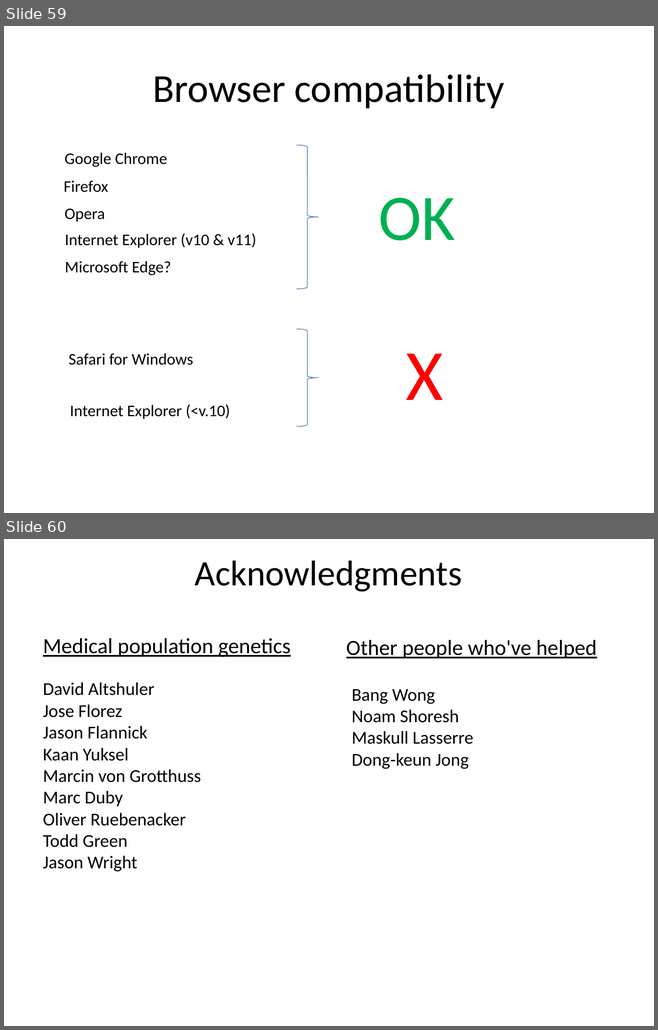
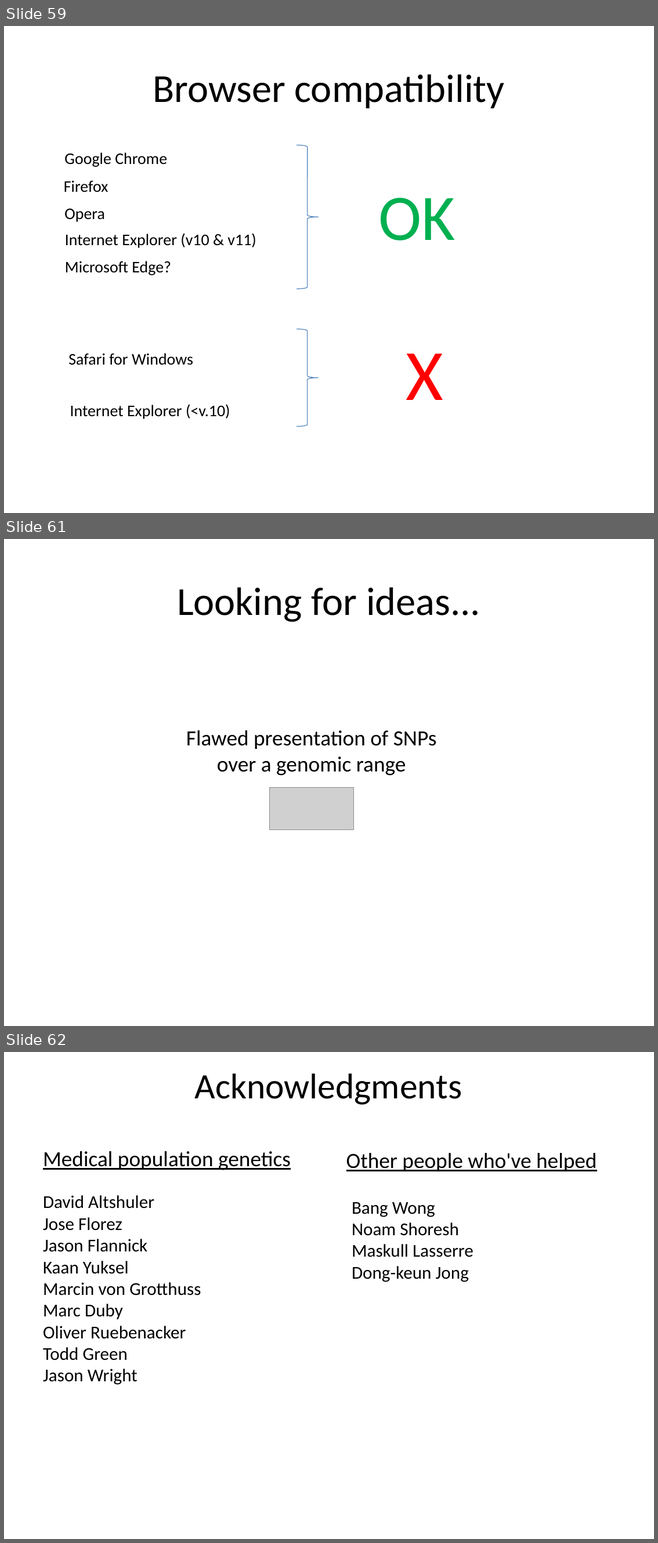
Before and after one commit to benralexander/intro-to-D3, a slide deck: D3_slides.pptx. Shown one above the other, each under a label of ours: slides 59 and 60 before the commit, slides 59, 61 and 62 after it; the slides between them are not shown. The pictures are 658x1030 and 658x1543 pixels, drawn with LibreOffice and Linux fonts; fonts in the diff are those of the drawing; grey boxes stand for pictures. Boxes give left, top, right and bottom in pixels: in the first picture for what was removed or moved away, otherwise in the second. Text is boxed around its words. In the diff, an @@ line names an element or a change of style, - is before the commit and + after.

```diff
--- a/D3_slides.pptx
+++ b/D3_slides.pptx
@@ slide 61 added at box(4, 539, 654, 1026), background #FFFFFF @@
@@ title added at box(177, 587, 480, 622), 44 pt, text #000000 @@
+Looking for ideas...
@@ text added at box(186, 730, 437, 776), 24 pt, text #000000 @@
+Flawed presentation of SNPs over a genomic range
@@ picture added at box(269, 788, 353, 830) @@
@@ what was slide 60 is now slide 62 @@
```
Also in this commit, not shown: 6 slides changed, 4 other slides added, 3 slides removed, 3 other files.
